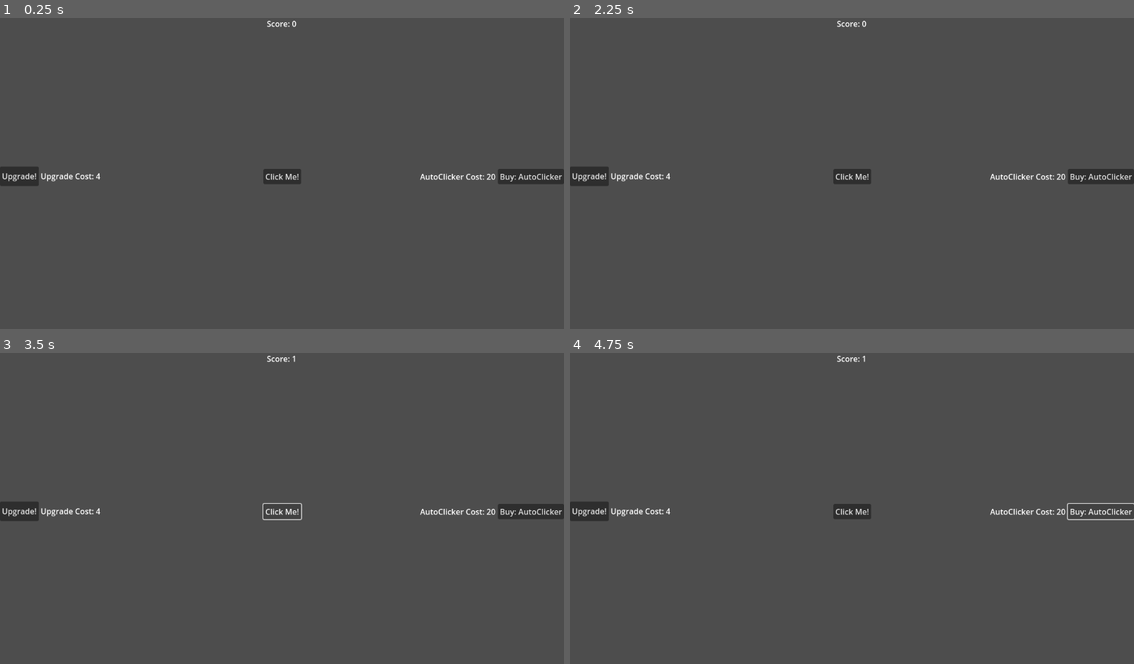
Above: before the commit, frames 1-4 (two rows, left to right).
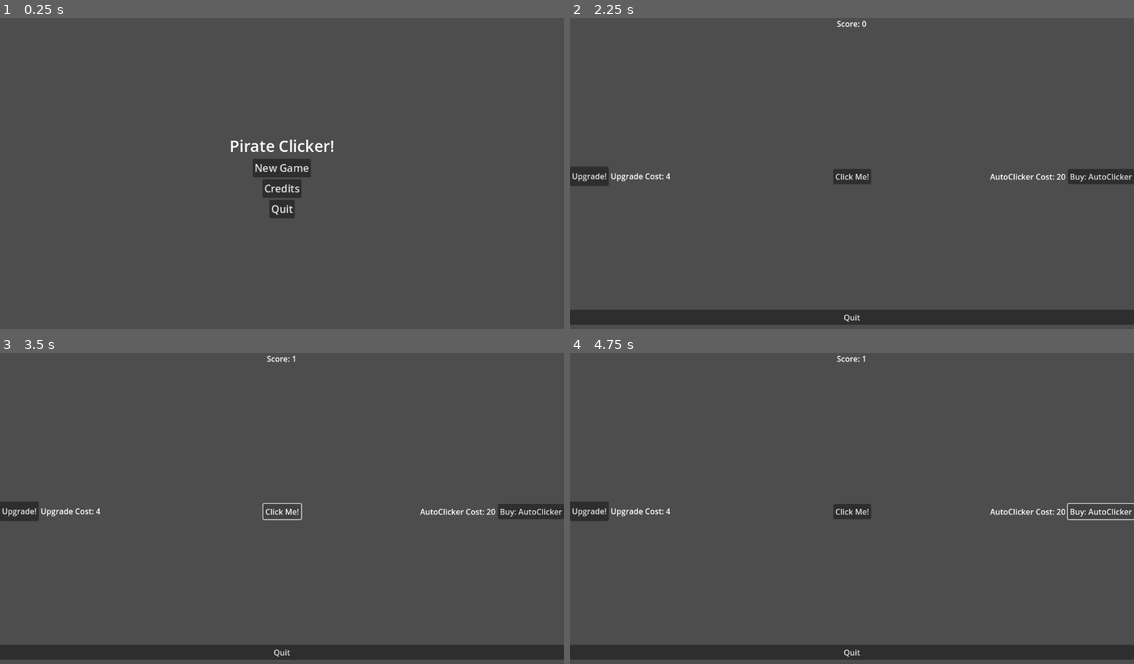
Above: after the commit, the same moments.

Repository: KeatenJo/PirateClicker
Game: Godot game, scene res://mainMenu.tscn
Two runs of this game, one before a commit and one after it. Both use one fixed random seed, a clock stepped at 60 frames per second and the inputs below. Before the commit the project starts from res://main.tscn.
Inputs (mouse positions are in pixels of both pictures, inside the frame that each line leads up to):
- Up to frame 1 (0.25 s): no input
- Up to frame 2 (2.25 s): click (852, 189) at 0.5 s, where only the run after the commit has a clickable "Credits"; click (852, 201) at 1.25 s, where only the run after the commit has a clickable "Return"; click (852, 167) at 2 s, where only the run after the commit has a clickable "New Game"
- Up to frame 3 (3.5 s): click "Click Me!" at 2.75 s
- Up to frame 4 (4.75 s): click "Upgrade!" at 3.5 s; click "Buy: AutoClicker" at 4.25 s

The runs differ from the first frame. In frame 1, 2.5% of the frame differs, in the area x 0-100%, y 0-65%; in frame 2, 4.7%, in the area x 0-100%, y 93-99%; in frame 3, 4.7%; in frame 4, 4.7%.

Commit message:
Implemented Main menu scene.

Diff:
--- /dev/null
+++ b/QuitButton.gd
@@ -0,0 +1,14 @@
+extends Button
+
+@onready var quitButton: Button = $"."
+# Called when the node enters the scene tree for the first time.
+func _ready():
+	quitButton.pressed.connect(returnToMainMenu)
+	pass # Replace with function body.
+
+func returnToMainMenu():
+	get_tree().change_scene_to_file("res://mainMenu.tscn")
+
+# Called every frame. 'delta' is the elapsed time since the previous frame.
+func _process(delta):
+	pass
--- /dev/null
+++ b/ReturnButton.gd
@@ -0,0 +1,14 @@
+extends Button
+
+@onready var returnButton: Button = $"."
+# Called when the node enters the scene tree for the first time.
+func _ready():
+	returnButton.pressed.connect(returnToMainMenu)
+
+
+# Called every frame. 'delta' is the elapsed time since the previous frame.
+func _process(delta):
+	pass
+
+func returnToMainMenu():
+	get_tree().change_scene_to_file("res://mainMenu.tscn")
--- /dev/null
+++ b/credits.tscn
@@ -0,0 +1,46 @@
+[gd_scene load_steps=2 format=3 uid="uid://cai31g2py01hd"]
+
+[ext_resource type="Script" path="res://ReturnButton.gd" id="1_knryv"]
+
+[node name="Control" type="Control"]
+layout_mode = 3
+anchors_preset = 0
+offset_right = 40.0
+offset_bottom = 40.0
+
+[node name="CanvasLayer" type="CanvasLayer" parent="."]
+
+[node name="MarginContainer" type="MarginContainer" parent="CanvasLayer"]
+anchors_preset = 14
+anchor_top = 0.5
+anchor_right = 1.0
+anchor_bottom = 0.5
+offset_top = -38.5
+offset_bottom = 38.5
+grow_horizontal = 2
+grow_vertical = 2
+theme_override_constants/margin_top = 20
+
+[node name="VBoxContainer" type="VBoxContainer" parent="CanvasLayer/MarginContainer"]
+layout_mode = 2
+
+[node name="CreditsLabel" type="Label" parent="CanvasLayer/MarginContainer/VBoxContainer"]
+layout_mode = 2
+size_flags_horizontal = 4
+size_flags_vertical = 1
+theme_override_font_sizes/font_size = 32
+text = "Credits:"
+
+[node name="MadeByLabel" type="Label" parent="CanvasLayer/MarginContainer/VBoxContainer"]
+layout_mode = 2
+size_flags_horizontal = 4
+size_flags_vertical = 1
+theme_override_font_sizes/font_size = 21
+text = "Made by Me!"
+
+[node name="ReturnButton" type="Button" parent="CanvasLayer/MarginContainer/VBoxContainer"]
+layout_mode = 2
+size_flags_horizontal = 4
+theme_override_font_sizes/font_size = 21
+text = "Return"
+script = ExtResource("1_knryv")
--- a/main.tscn
+++ b/main.tscn
@@ -1,6 +1,7 @@
-[gd_scene load_steps=4 format=3 uid="uid://gtxcfyx02y2i"]
+[gd_scene load_steps=5 format=3 uid="uid://gtxcfyx02y2i"]
 
 [ext_resource type="Script" path="res://main.gd" id="1_lgf7p"]
+[ext_resource type="Script" path="res://QuitButton.gd" id="2_a24jb"]
 
 [sub_resource type="GDScript" id="GDScript_v0277"]
 script/source = "extends Button
@@ -97,5 +98,20 @@
 text = "Buy: AutoClicker"
 script = SubResource("GDScript_cngw8")
 
+[node name="MarginContainer" type="MarginContainer" parent="CanvasLayer"]
+anchors_preset = 12
+anchor_top = 1.0
+anchor_right = 1.0
+anchor_bottom = 1.0
+grow_horizontal = 2
+grow_vertical = 0
+theme_override_constants/margin_bottom = 20
+
+[node name="QuitButton" type="Button" parent="CanvasLayer/MarginContainer"]
+layout_mode = 2
+text = "Quit
+"
+script = ExtResource("2_a24jb")
+
 [connection signal="mouse_entered" from="CanvasLayer/ClickButton" to="." method="_on_click_button_mouse_entered"]
 [connection signal="mouse_exited" from="CanvasLayer/ClickButton" to="." method="_on_click_button_mouse_exited"]
--- /dev/null
+++ b/mainMenu.gd
@@ -0,0 +1,27 @@
+extends Control
+
+@onready var newGameButton: Button = $CanvasLayer/MarginContainer/VBoxContainer/NewGameButton
+@onready var creditsButton: Button = $CanvasLayer/MarginContainer/VBoxContainer/CreditsButton
+@onready var quitButton: Button = $CanvasLayer/MarginContainer/VBoxContainer/QuitButton
+
+# Called when the node enters the scene tree for the first time.
+func _ready():
+	newGameButton.pressed.connect(loadNewGameScene)
+	quitButton.pressed.connect(quitGame)
+	creditsButton.pressed.connect(loadCreditsScene)
+	#TODO: add credits button and quit button
+
+
+# Called every frame. 'delta' is the elapsed time since the previous frame.
+func _process(delta):
+	pass
+
+func loadNewGameScene():
+	get_tree().change_scene_to_file("res://main.tscn")
+
+func loadCreditsScene():
+	get_tree().change_scene_to_file("res://credits.tscn")
+
+func quitGame():
+	get_tree().root.propagate_notification(NOTIFICATION_WM_CLOSE_REQUEST)
+	get_tree().quit(0)
--- /dev/null
+++ b/mainMenu.tscn
@@ -0,0 +1,53 @@
+[gd_scene load_steps=2 format=3 uid="uid://d36g1ykgmj24g"]
+
+[ext_resource type="Script" path="res://mainMenu.gd" id="1_a4qfb"]
+
+[node name="Control" type="Control"]
+layout_mode = 3
+anchors_preset = 0
+offset_right = 40.0
+offset_bottom = 40.0
+script = ExtResource("1_a4qfb")
+
+[node name="CanvasLayer" type="CanvasLayer" parent="."]
+
+[node name="MarginContainer" type="MarginContainer" parent="CanvasLayer"]
+anchors_preset = 14
+anchor_top = 0.5
+anchor_right = 1.0
+anchor_bottom = 0.5
+offset_top = -51.5
+offset_bottom = 51.5
+grow_horizontal = 2
+grow_vertical = 2
+theme_override_constants/margin_top = 20
+theme_override_constants/margin_bottom = 20
+
+[node name="VBoxContainer" type="VBoxContainer" parent="CanvasLayer/MarginContainer"]
+layout_mode = 2
+
+[node name="PirateClickerLabel" type="Label" parent="CanvasLayer/MarginContainer/VBoxContainer"]
+layout_mode = 2
+size_flags_horizontal = 4
+theme_override_font_sizes/font_size = 32
+text = "Pirate Clicker!"
+
+[node name="NewGameButton" type="Button" parent="CanvasLayer/MarginContainer/VBoxContainer"]
+layout_mode = 2
+size_flags_horizontal = 4
+theme_override_font_sizes/font_size = 21
+text = "New Game"
+
+[node name="CreditsButton" type="Button" parent="CanvasLayer/MarginContainer/VBoxContainer"]
+layout_mode = 2
+size_flags_horizontal = 4
+theme_override_font_sizes/font_size = 21
+text = "Credits
+"
+
+[node name="QuitButton" type="Button" parent="CanvasLayer/MarginContainer/VBoxContainer"]
+layout_mode = 2
+size_flags_horizontal = 4
+theme_override_font_sizes/font_size = 21
+text = "Quit
+"
--- a/project.godot
+++ b/project.godot
@@ -11,6 +11,6 @@
 [application]
 
 config/name="PirateClicker"
-run/main_scene="res://main.tscn"
+run/main_scene="res://mainMenu.tscn"
 config/features=PackedStringArray("4.2", "Forward Plus")
 config/icon="res://icon.svg"
